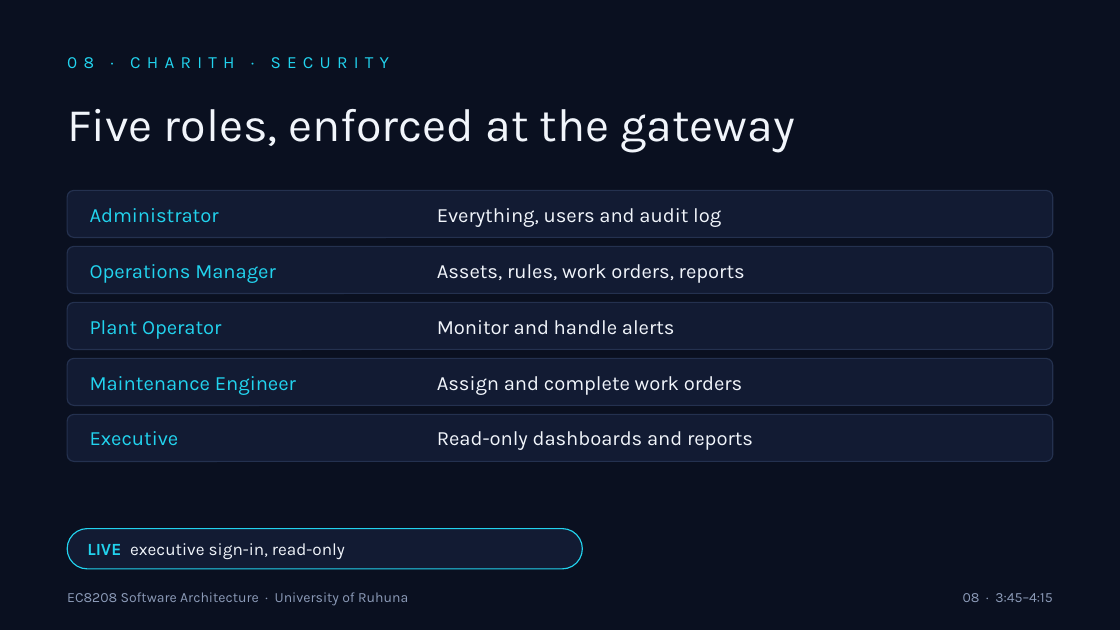
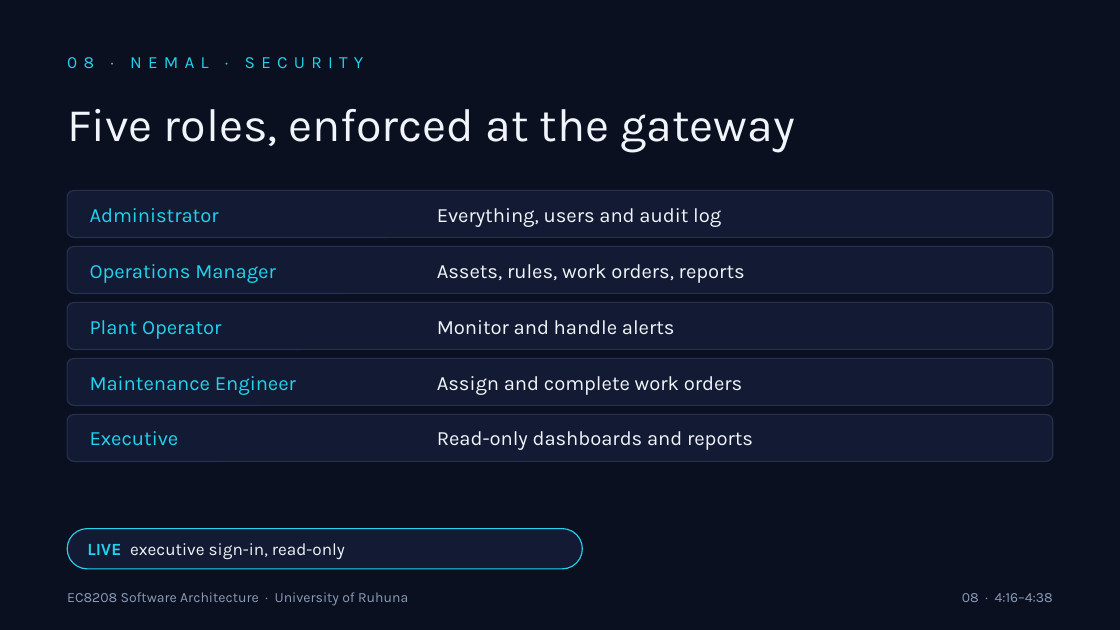
Before and after one commit to CharithManaujayaMUTEC/REOAGMS, a slide deck: slide 8 of deliverables/REOAGMS-Team-Presentation.pptx. Drawn at 1120x630 pixels with LibreOffice and Linux fonts; fonts in the diff are those of the drawing. Boxes give left, top, right and bottom in pixels: in the first picture for what was removed or moved away, otherwise in the second. Text is boxed around its words. In the diff, an @@ line names an element or a change of style, - is before the commit and + after.

```diff
--- a/deliverables/REOAGMS-Team-Presentation.pptx
+++ b/deliverables/REOAGMS-Team-Presentation.pptx
@@ text at (x1=67, y1=57, x2=363, y2=68): text changed @@
-08 · CHARITH · SECURITY
+08 · NEMAL · SECURITY
@@ text at (x1=962, y1=593, x2=1053, y2=602): text changed @@
-08 · 3:45–4:15
+08 · 4:16–4:38
```
Also in this commit, not shown: 7 other slides changed, 5 other files.
